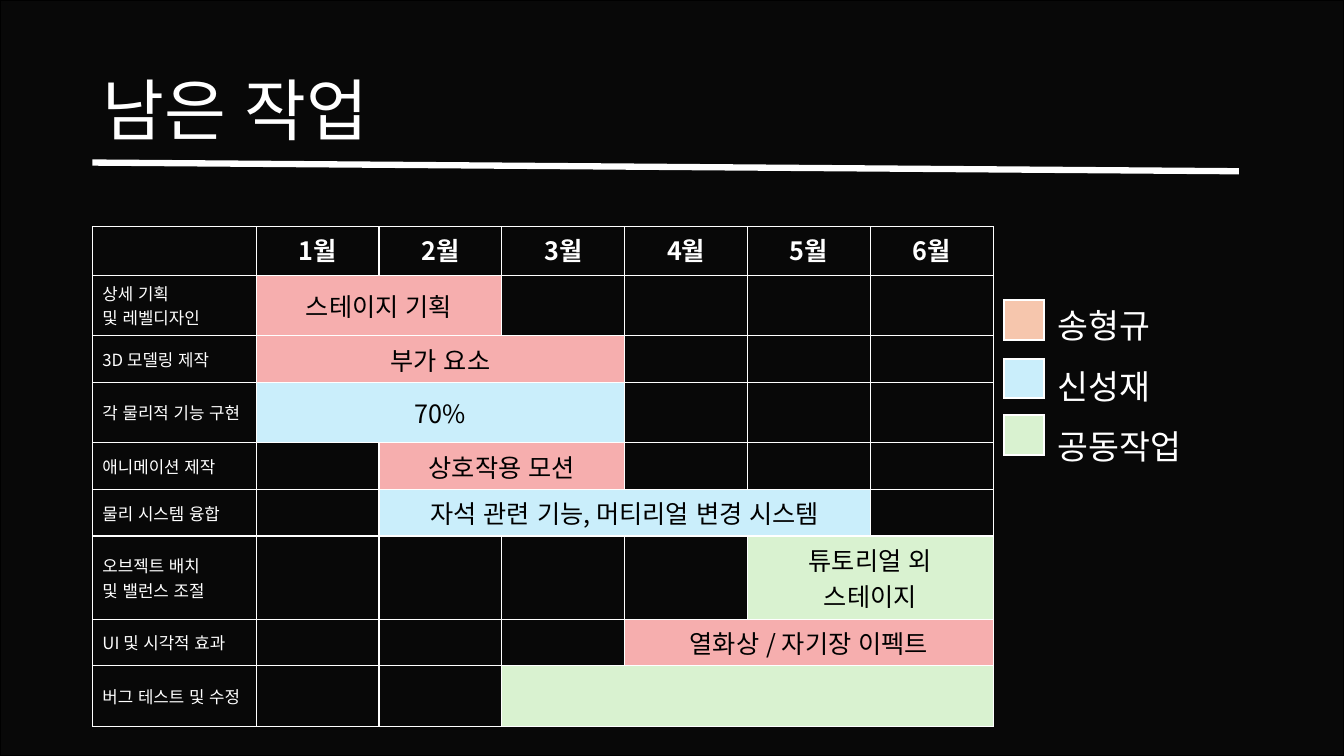
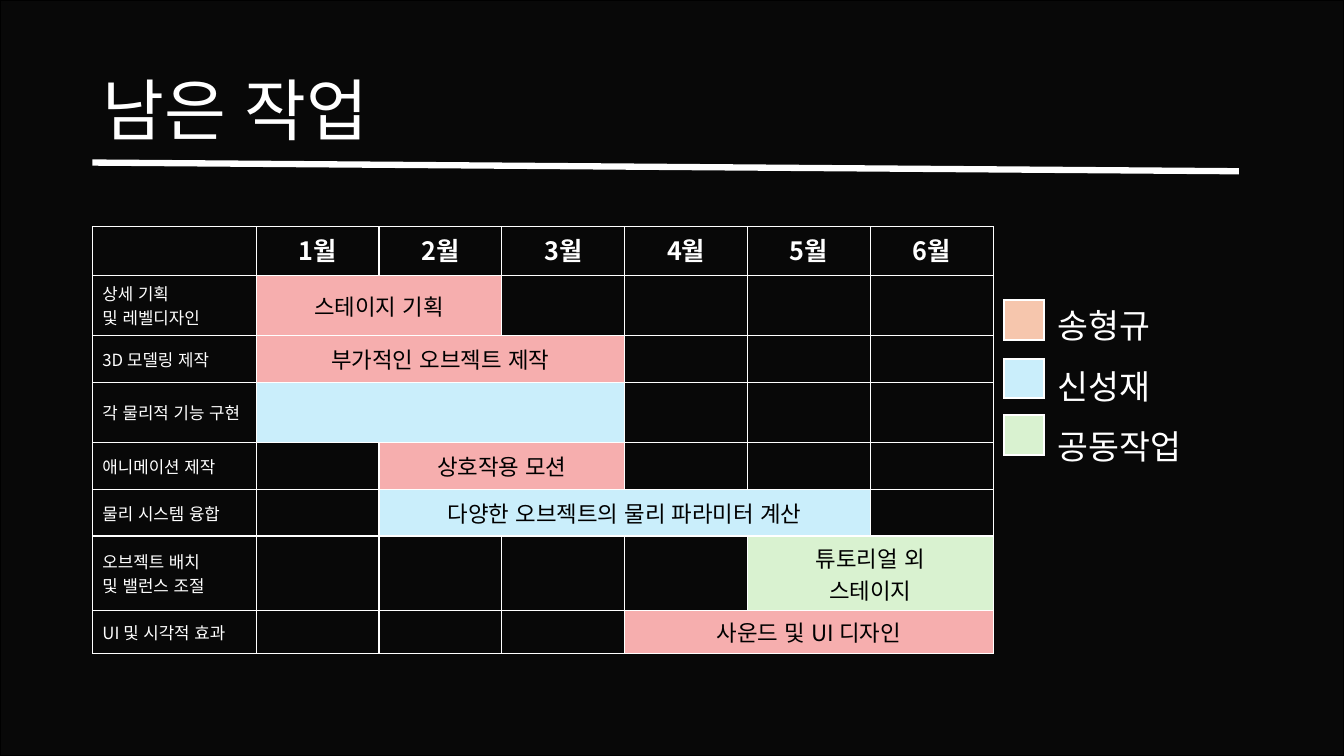
Before and after one commit to Theredhawksings/material, a slide deck: slide 9 of Weekly_Log/HG/프로젝트오푸스_송형규_신성재_중간발표.pptx. Drawn at 1344x756 pixels with LibreOffice and Linux fonts; fonts in the diff are those of the drawing; background and template pictures are left out; a plain dark background stands for a picture behind light text. Boxes give left, top, right and bottom in pixels: in the first picture for what was removed or moved away, otherwise in the second. Text is boxed around its words. In the diff, an @@ line names an element or a change of style, - is before the commit and + after.

Commit message:
송형규_30주차_작업일지

```diff
--- a/Weekly_Log/HG/프로젝트오푸스_송형규_신성재_중간발표.pptx
+++ b/Weekly_Log/HG/프로젝트오푸스_송형규_신성재_중간발표.pptx
@@ table at (93, 227, 994, 647) @@
-row 3, column 2: 부가 요소
+row 3, column 2: 부가적인 오브젝트 제작
-row 4, column 2: 70%
+row 4, column 2: 
-row 6, column 3: 자석 관련 기능, 머티리얼 변경 시스템
+row 6, column 3: 다양한 오브젝트의 물리 파라미터 계산
-row 8: UI 및 시각적 효과 |  |  |  | 열화상 / 자기장 이펙트 |  | 
-row 9: 버그 테스트 및 수정 |  |  |  |  |  | 
+row 8: UI 및 시각적 효과 |  |  |  | 사운드 및 UI 디자인 |  | 
```
Also in this commit, not shown: 4 other slides changed, 2 slides added, 3 slides removed, 1 other file.
